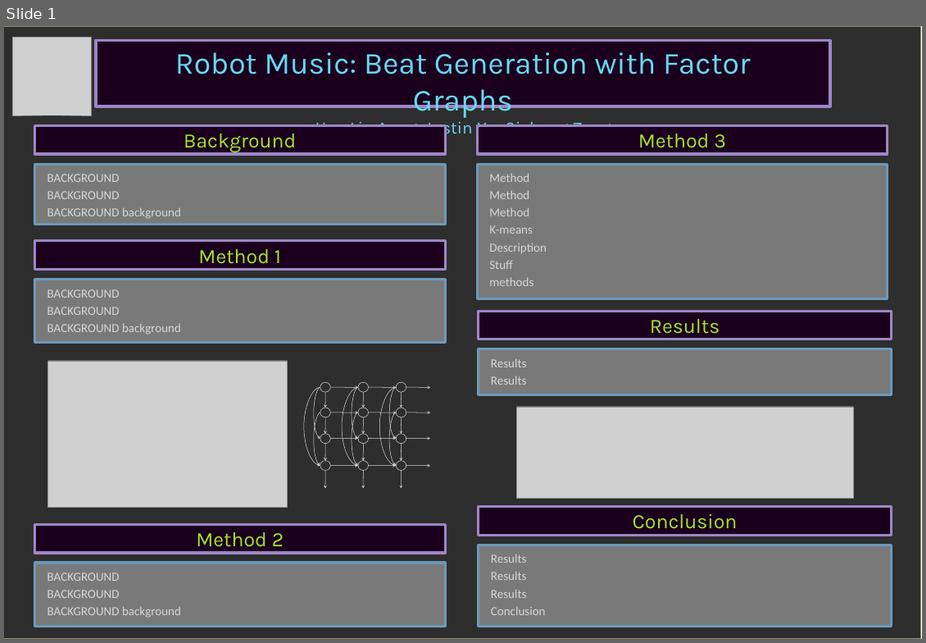
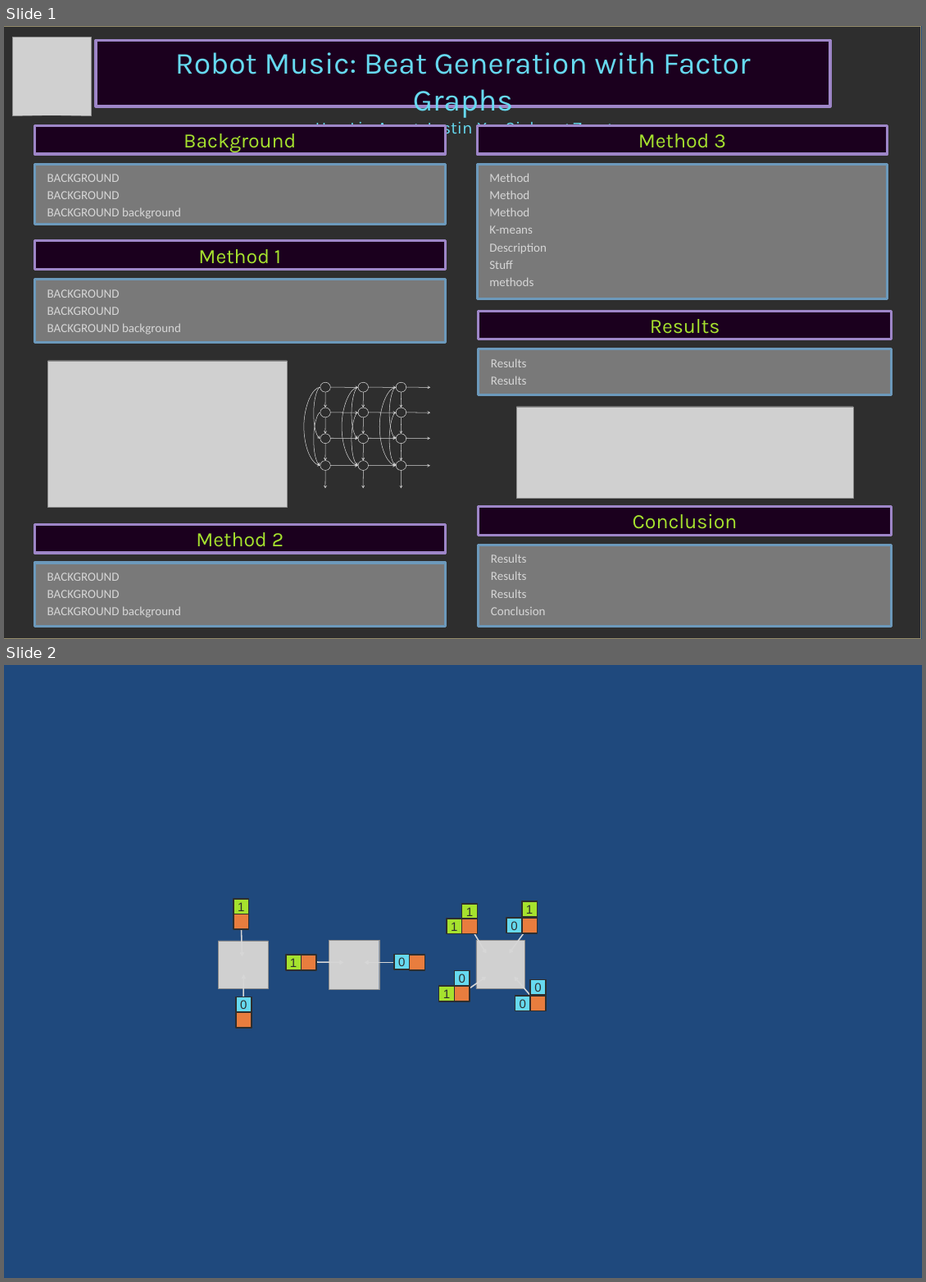
Before and after one commit to justinxu421/Robot_music, a slide deck: poster_RobotMusic.pptx. Shown one above the other, each under a label of ours: slide 1 before the commit, slides 1 and 2 after it. The pictures are 926x643 and 926x1282 pixels, drawn with LibreOffice and Linux fonts; fonts in the diff are those of the drawing; grey boxes stand for pictures. Boxes give left, top, right and bottom in pixels: in the first picture for what was removed or moved away, otherwise in the second. Text is boxed around its words. In the diff, an @@ line names an element or a change of style, - is before the commit and + after.

```diff
--- a/poster_RobotMusic.pptx
+++ b/poster_RobotMusic.pptx
@@ slide 2 added at [4, 665, 922, 1278], background #1F497D @@
@@ group added at [218, 899, 546, 1027]: 20 rectangles, 8 arrows, 3 pictures @@
+1
+0
+1
+0
+1
+0
+1
+0
+1
+0
+1
+0
@@ slide 1 changed as well @@
@@ background #FFFFFF to #1F497D @@
```
Also in this commit, not shown: 11 other files.
